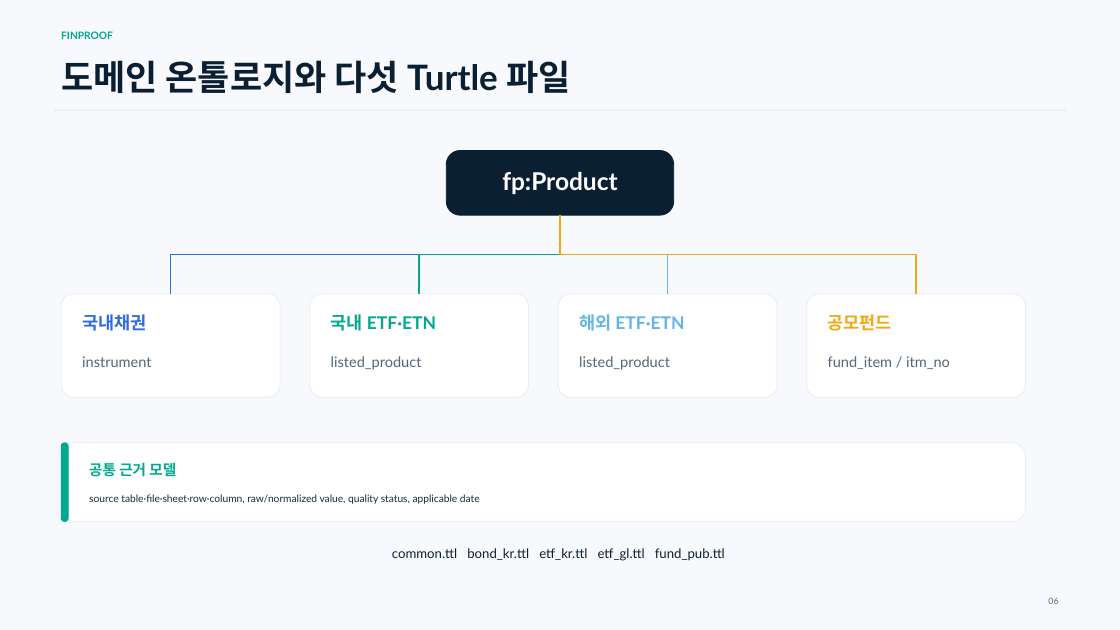
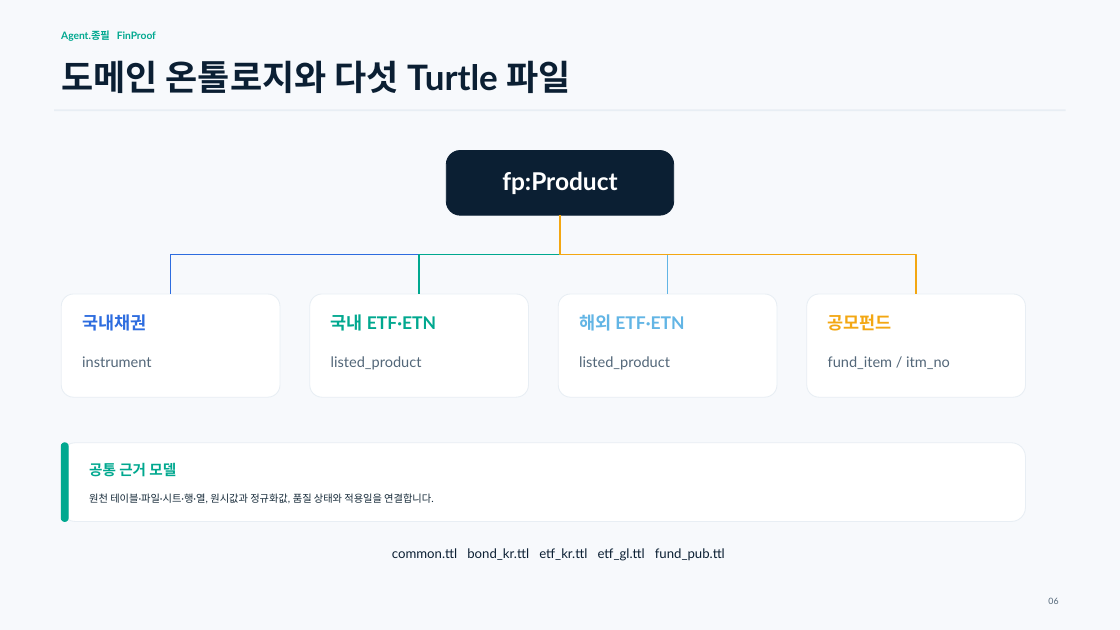
Before and after one commit to tskwak111/mirae_agent, a slide deck: slide 6 of docs/submission/FinProof_Technical_Proposal.pptx. Drawn at 1120x630 pixels with LibreOffice and Linux fonts; fonts in the diff are those of the drawing. Boxes give left, top, right and bottom in pixels: in the first picture for what was removed or moved away, otherwise in the second. Text is boxed around its words. In the diff, an @@ line names an element or a change of style, - is before the commit and + after.

```diff
--- a/docs/submission/FinProof_Technical_Proposal.pptx
+++ b/docs/submission/FinProof_Technical_Proposal.pptx
@@ text at bbox=[61, 30, 156, 41]: text changed @@
-FINPROOF
+Agent.종필 FinProof
@@ text at bbox=[89, 493, 434, 503]: text changed @@
-source table·file·sheet·row·column, raw/normalized value, quality status, applicable date
+원천 테이블·파일·시트·행·열, 원시값과 정규화값, 품질 상태와 적용일을 연결합니다.
```
Also in this commit, not shown: 12 other slides changed, 2 slides added, 2 slides removed, 8 other files.
